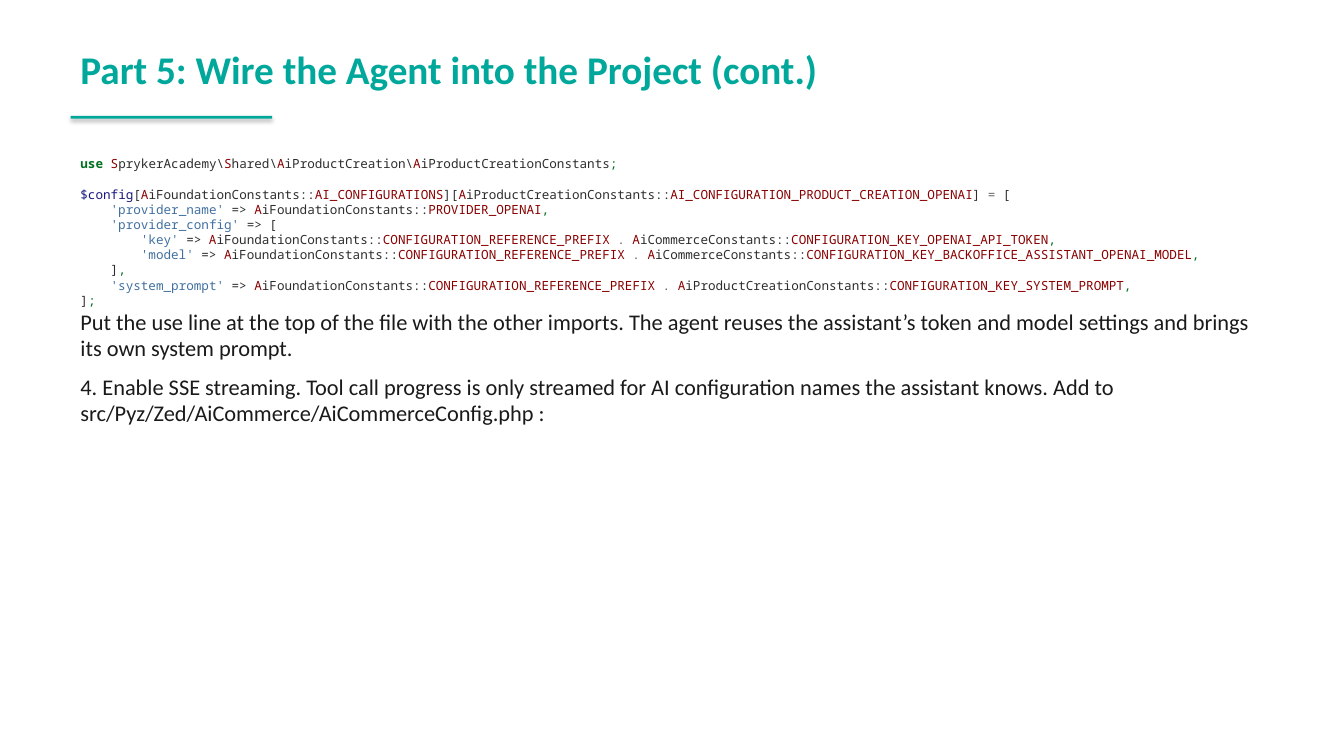
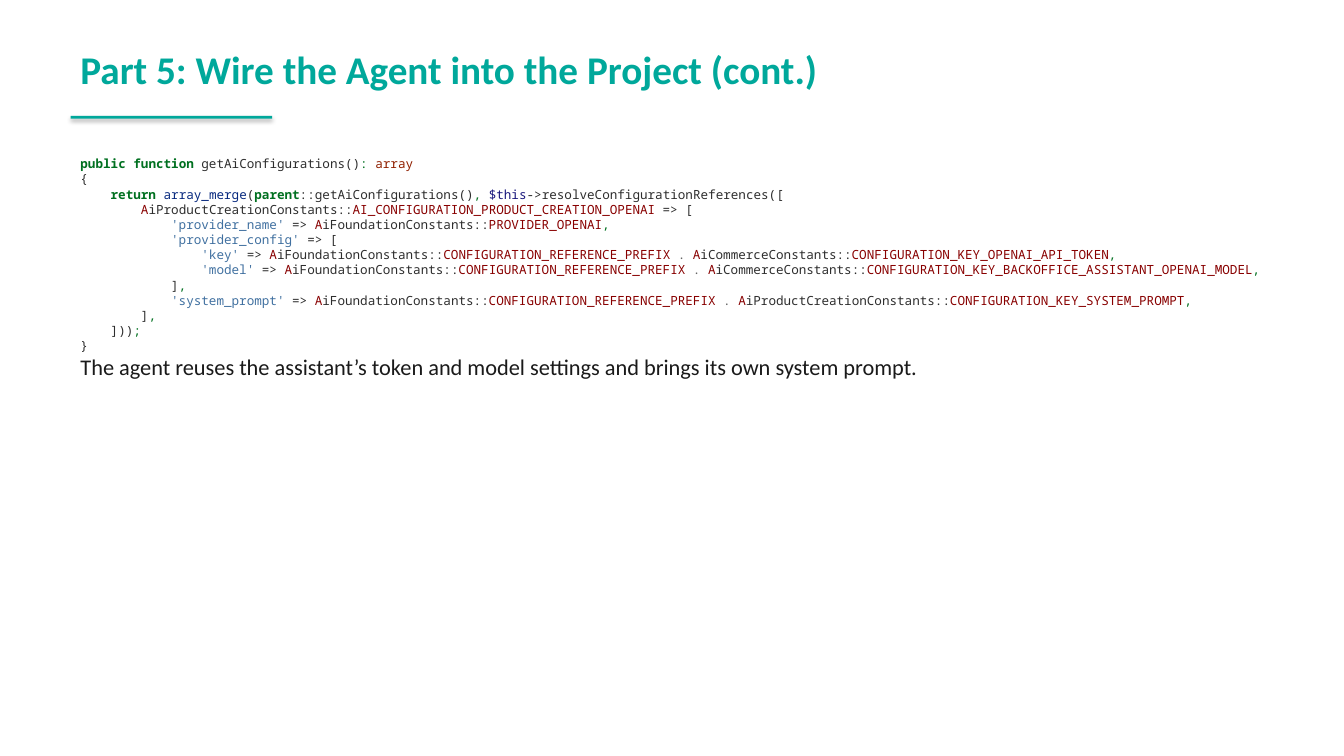
Before and after one commit to spryker-academy/instructor-exercises, a slide deck: slide 87 of guides-pptx/spryker-academy-ai.pptx (slide 86 before the commit). Drawn at 1344x756 pixels with LibreOffice and Linux fonts; fonts in the diff are those of the drawing. Boxes give left, top, right and bottom in pixels: in the first picture for what was removed or moved away, otherwise in the second. Text is boxed around its words. In the diff, an @@ line names an element or a change of style, - is before the commit and + after.

```diff
--- a/guides-pptx/spryker-academy-ai.pptx
+++ b/guides-pptx/spryker-academy-ai.pptx
@@ text at (80, 158, 784, 216): text changed @@
-use SprykerAcademy\Shared\AiProductCreation\AiProductCreationConstants;
-$config[AiFoundationConstants::AI_CONFIGURATIONS][AiProductCreationConstants::AI_CONFIGURATION_PRODUCT_CREATION_OPENAI] = [
+public function getAiConfigurations(): array
+{
+return array_merge(parent::getAiConfigurations(), $this->resolveConfigurationReferences([
+AiProductCreationConstants::AI_CONFIGURATION_PRODUCT_CREATION_OPENAI => [
@@ text at (80, 359, 916, 379): text changed @@
-];
-Put the use line at the top of the file with the other imports. The agent reuses the assistant’s token and model settings and brings its own system prompt.
-4. Enable SSE streaming. Tool call progress is only streamed for AI configuration names the assistant knows. Add to src/Pyz/Zed/AiCommerce/AiCommerceConfig.php :
+],
+]));
+}
+The agent reuses the assistant’s token and model settings and brings its own system prompt.
```
Also in this commit, not shown: 17 other slides changed, 2 slides added, 1 slide removed, 18 other files.
